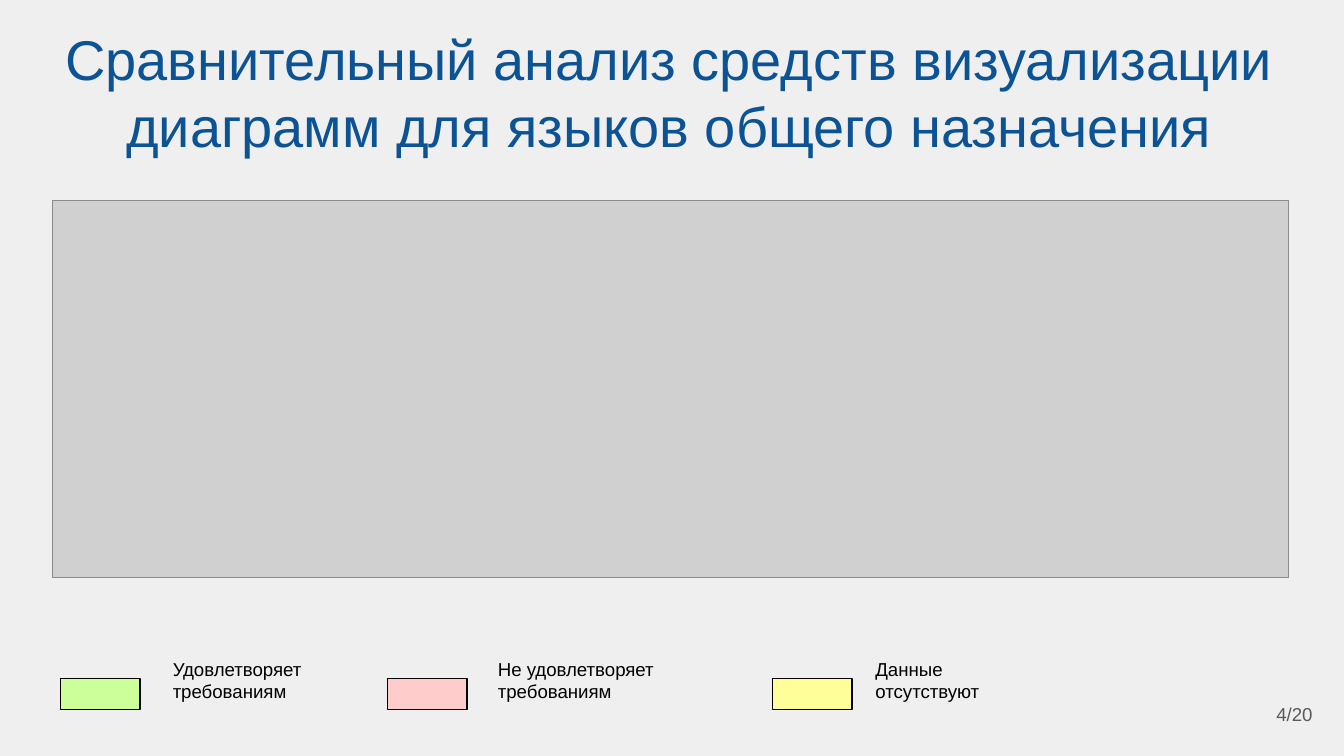
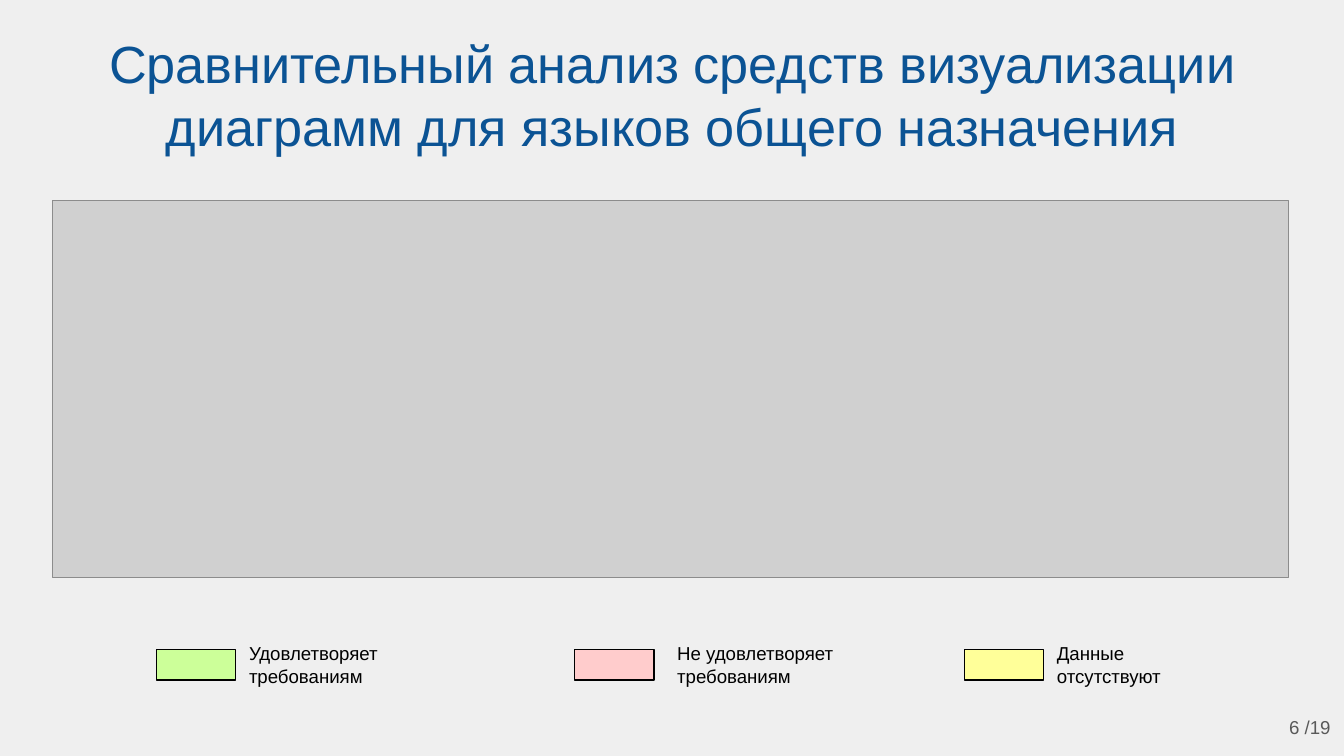
Before and after one commit to Belenkaia/Diagram-visualisation, a slide deck: slide 6 of презентации/МНСК_2.pptx (slide 4 before the commit). Drawn at 1344x756 pixels with LibreOffice and Linux fonts; fonts in the diff are those of the drawing; grey boxes stand for pictures. Boxes give left, top, right and bottom in pixels: in the first picture for what was removed or moved away, otherwise in the second. Text is boxed around its words. In the diff, an @@ line names an element or a change of style, - is before the commit and + after.

```diff
--- a/презентации/МНСК_2.pptx
+++ b/презентации/МНСК_2.pptx
@@ title "Сравнительный анализ средств визуализации диаграмм ..." at (x1=109, y1=44, x2=1236, y2=156): size 30 to 28 pt @@
@@ rectangle moved from (x1=60, y1=679, x2=140, y2=710) to (x1=156, y1=649, x2=235, y2=680) @@
@@ text "Удовлетворяет требованиям" moved from (x1=173, y1=663, x2=302, y2=702) to (x1=249, y1=647, x2=378, y2=687) @@
@@ rectangle moved from (x1=387, y1=679, x2=466, y2=710) to (x1=575, y1=649, x2=655, y2=680) @@
@@ text "Не удовлетворяет требованиям" moved from (x1=498, y1=663, x2=654, y2=702) to (x1=677, y1=647, x2=833, y2=687) @@
@@ rectangle moved from (x1=773, y1=679, x2=852, y2=710) to (x1=965, y1=649, x2=1044, y2=680) @@
@@ text "Данные отсутствуют" moved from (x1=875, y1=663, x2=979, y2=702) to (x1=1057, y1=647, x2=1161, y2=687) @@
@@ page number removed at (x1=1276, y1=707, x2=1312, y2=721) @@
-4/20
@@ page number added at (x1=1289, y1=720, x2=1331, y2=734), 10 pt, text #595959 @@
+6 /19
```
Also in this commit, not shown: 14 other slides changed, 4 slides added, 33 other files.
